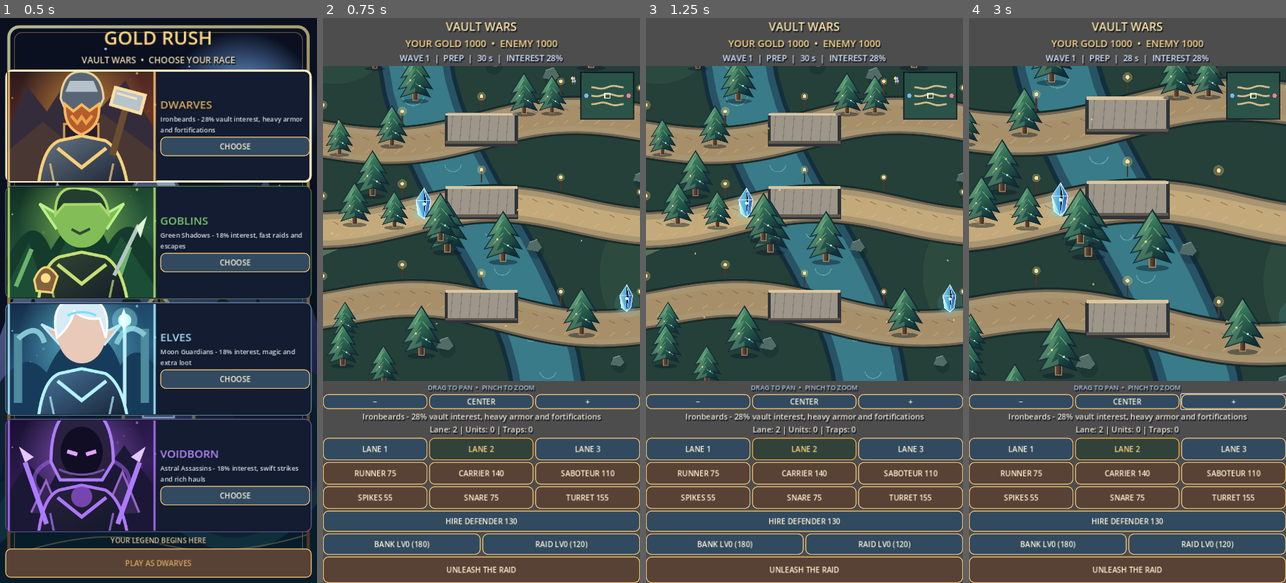
Above: before the commit, frames 1-4 (left to right).
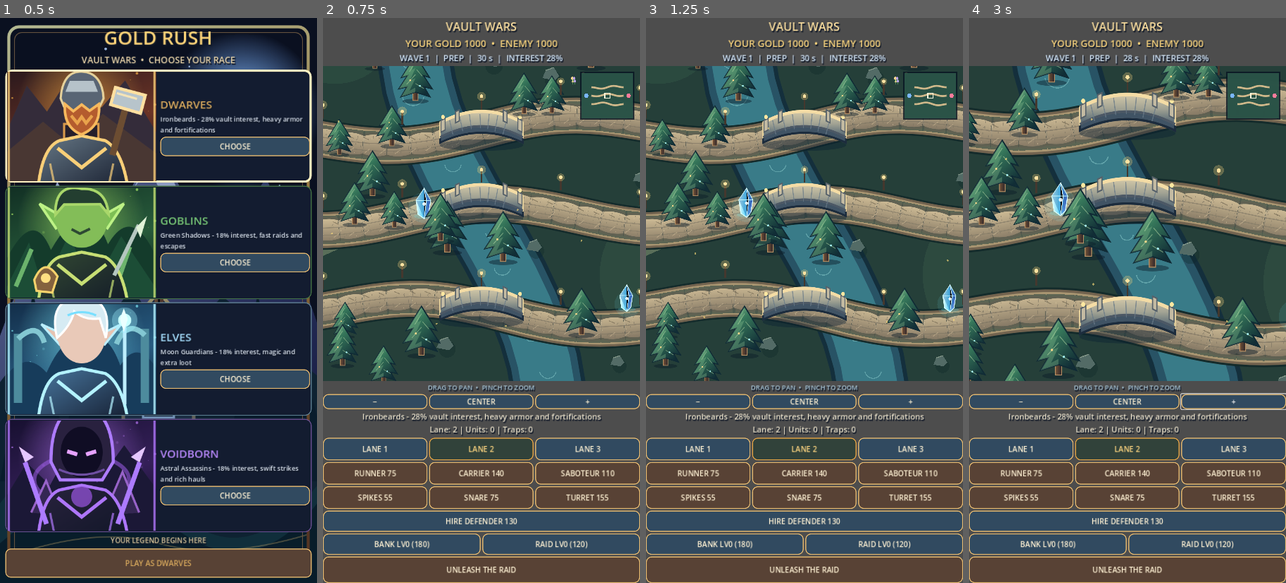
Above: after the commit, the same moments.

Repository: krzych3d/Gold-rush-mobile
Game: Godot game, scene res://main.tscn
The game is run twice, just before and just after one commit, with the same random seed, the same clock (stepped at 60 frames per second) and the same inputs.
Inputs:
- Up to frame 1 (0.5 s): no input
- Up to frame 2 (0.75 s): click "PLAY AS DWARVES" at 0.5 s
- Up to frame 3 (1.25 s): no input
- Up to frame 4 (3 s): click "−" at 1.25 s; click "CENTER" at 2 s; click "+" at 2.75 s

Frame 1 is identical in both runs. In frame 2, 9.6% of the frame differs, in the area x 0-100%, y 14-58%; in frame 3, 9.6%; in frame 4, 11%, in the area x 0-100%, y 11-61%.

Commit message:
Build playable illustrated fantasy map with textured winding lanes, ornate bridges and detailed vault sprites

Diff:
--- a/scripts/game.gd
+++ b/scripts/game.gd
@@ -55,6 +55,9 @@
 var crystal_texture: Texture2D = preload("res://assets/world/arcane_crystal.svg")
 var dwarf_texture: Texture2D = preload("res://assets/world/dwarf_guard.svg")
 var goblin_texture: Texture2D = preload("res://assets/world/goblin_raider.svg")
+var vault_texture: Texture2D = preload("res://assets/world/royal_vault.svg")
+var bridge_texture: Texture2D = preload("res://assets/world/ancient_bridge.svg")
+var road_texture: Texture2D = preload("res://assets/world/stone_path.svg")
 
 func _ready() -> void:
 	rng.randomize()
@@ -766,20 +769,24 @@
 		arena.draw_polyline(points, Color("72634f"), 80.0, true)
 		arena.draw_polyline(points, Color("a89571"), 70.0, true)
 		arena.draw_polyline(points, Color("c4aa7b") if path == lane else Color("a78f69"), 46.0, true)
+		# Illustrated cobblestone texture overlays the road while preserving the path.
+		for segment in 20:
+			var start_p: Vector2 = _point(path, float(segment) / 20.0, 0)
+			var end_p: Vector2 = _point(path, float(segment + 1) / 20.0, 0)
+			var delta: Vector2 = end_p - start_p
+			var mid: Vector2 = (start_p + end_p) * 0.5
+			if _in_camera(mid, 180.0):
+				arena.draw_set_transform(arena.size * 0.5 + camera_offset + mid * camera_zoom, delta.angle(), Vector2.ONE * camera_zoom)
+				arena.draw_texture_rect(road_texture, Rect2(Vector2(-delta.length() * 0.5, -32), Vector2(delta.length() + 3, 64)), false, Color(1, 1, 1, 0.78))
+				arena.draw_set_transform(arena.size * 0.5 + camera_offset, 0.0, Vector2.ONE * camera_zoom)
 		for j in 32:
 			var stone := _point(path, float(j) / 31.0, 0)
 			arena.draw_line(stone + Vector2(-7, -18), stone + Vector2(6, -12), Color("665d4a", 0.5), 2.0)
 			arena.draw_line(stone + Vector2(7, 9), stone + Vector2(-5, 18), Color("e1cba2", 0.32), 2.0)
-	# Elevated bridges reconnect the three routes across the river.
+	# Hand-painted stone bridge sprites at the three river crossings.
 	for path in 3:
-		var crossing := _point(path, 0.5, 0)
-		arena.draw_rect(Rect2(crossing + Vector2(-83, -35), Vector2(166, 70)), Color("30343a"))
-		arena.draw_rect(Rect2(crossing + Vector2(-76, -41), Vector2(152, 65)), Color("9d9689"))
-		for k in 7:
-			var sx: float = crossing.x - 65.0 + float(k) * 21.0
-			arena.draw_line(Vector2(sx, crossing.y - 38), Vector2(sx - 5.0, crossing.y + 23), Color("686c69", 0.55), 2.0)
-		arena.draw_line(crossing + Vector2(-81, -37), crossing + Vector2(81, -37), Color("d9c5a0"), 6.0)
-		arena.draw_line(crossing + Vector2(-81, 26), crossing + Vector2(81, 26), Color("60594f"), 6.0)
+		var crossing: Vector2 = _point(path, 0.5, 0)
+		arena.draw_texture_rect(bridge_texture, Rect2(crossing + Vector2(-100, -54), Vector2(200, 108)), false)
 	# Forest, flowers, stones and arcane formations: render only visible props.
 	for item in terrain_details:
 		var p: Vector2 = item["p"]
@@ -902,7 +909,9 @@
 
 func _draw_fort(p: Vector2, color: Color, side: int) -> void:
 	var glow := Color("f9d786") if side == 0 else Color("e88af1")
-	_draw_fort_body(p, color, glow)
+	# Render detailed fantasy vault artwork in the battlefield world.
+	arena.draw_circle(p + Vector2(0, -70), 83, Color(glow.r, glow.g, glow.b, 0.10))
+	arena.draw_texture_rect(vault_texture, Rect2(p + Vector2(-112, -175), Vector2(224, 224)), false, Color("ffffff") if side == 0 else Color("ffc0bd"))
 
 func _draw_fort_body(p: Vector2, color: Color, glow: Color) -> void:
 	# Tall isometric keep with shaded side walls, roof planes and battlements.
